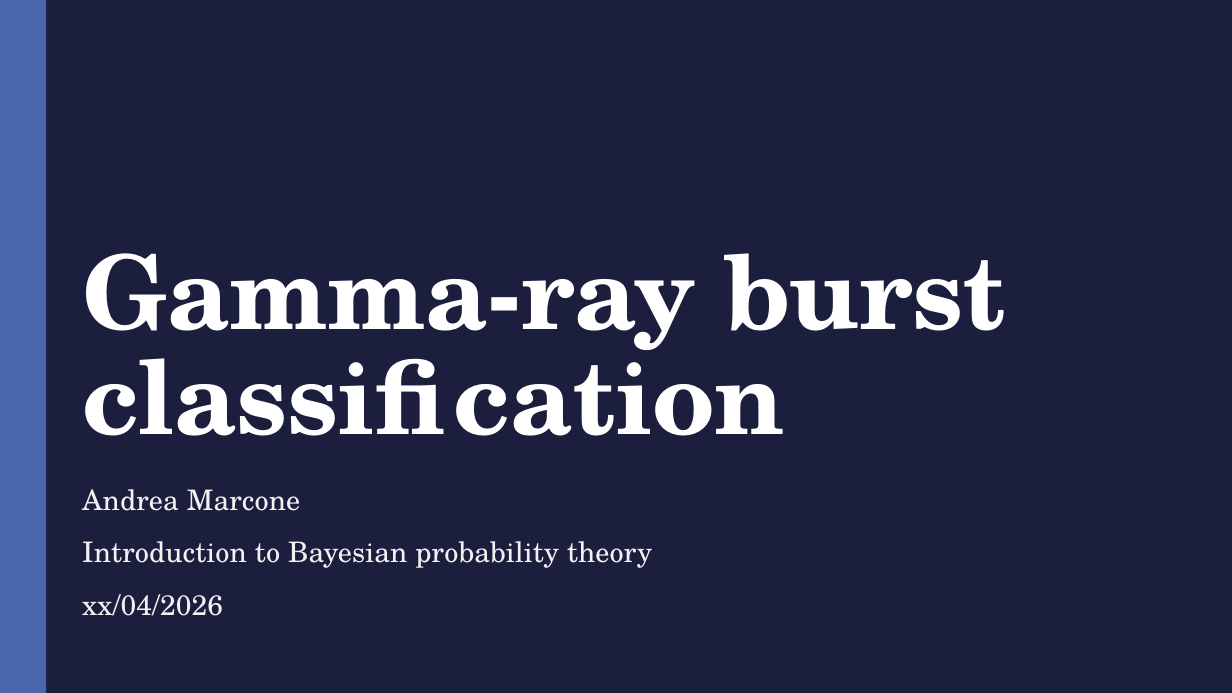
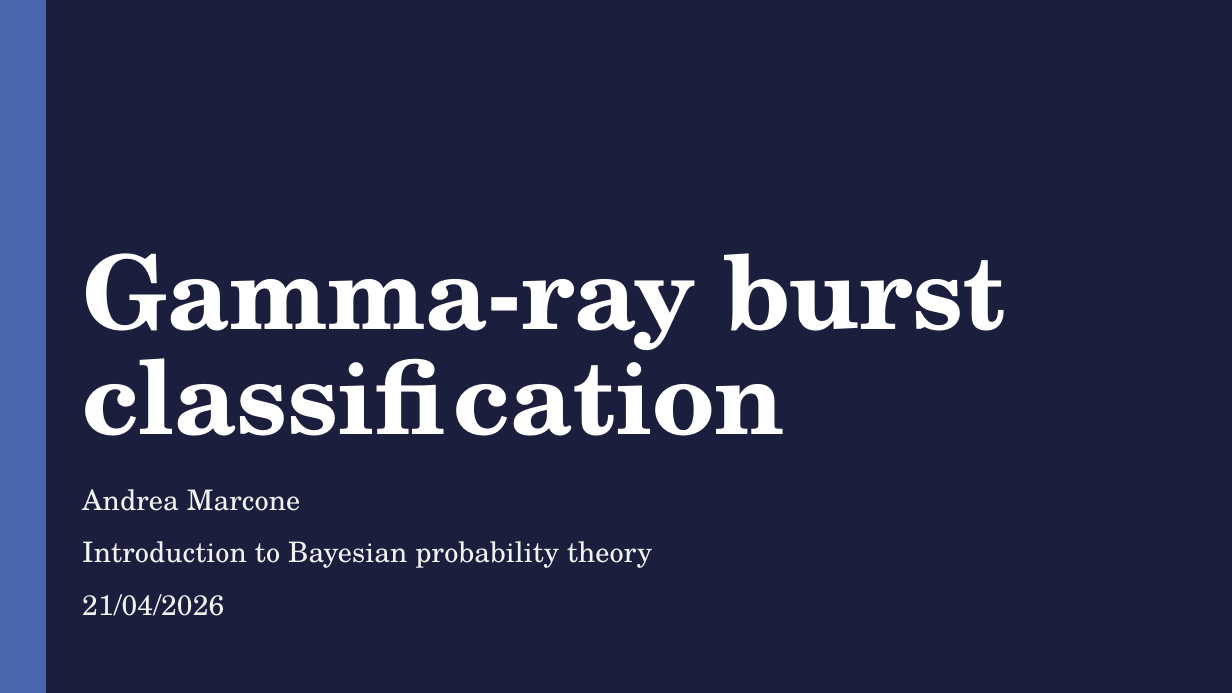
Before and after one commit to AndreaMarcone01/Bayesian_exam, a slide deck: slide 1 of Seminar.pptx. Drawn at 1232x693 pixels with LibreOffice and Linux fonts; fonts in the diff are those of the drawing; background and template pictures are left out. Boxes give left, top, right and bottom in pixels: in the first picture for what was removed or moved away, otherwise in the second. Text is boxed around its words. In the diff, an @@ line names an element or a change of style, - is before the commit and + after.

```diff
--- a/Seminar.pptx
+++ b/Seminar.pptx
@@ subtitle at bbox=[82, 594, 224, 616]: text changed @@
-xx/04/2026
+21/04/2026
```
Also in this commit, not shown: 8 other slides changed, 2 slides added, 4 other files.
